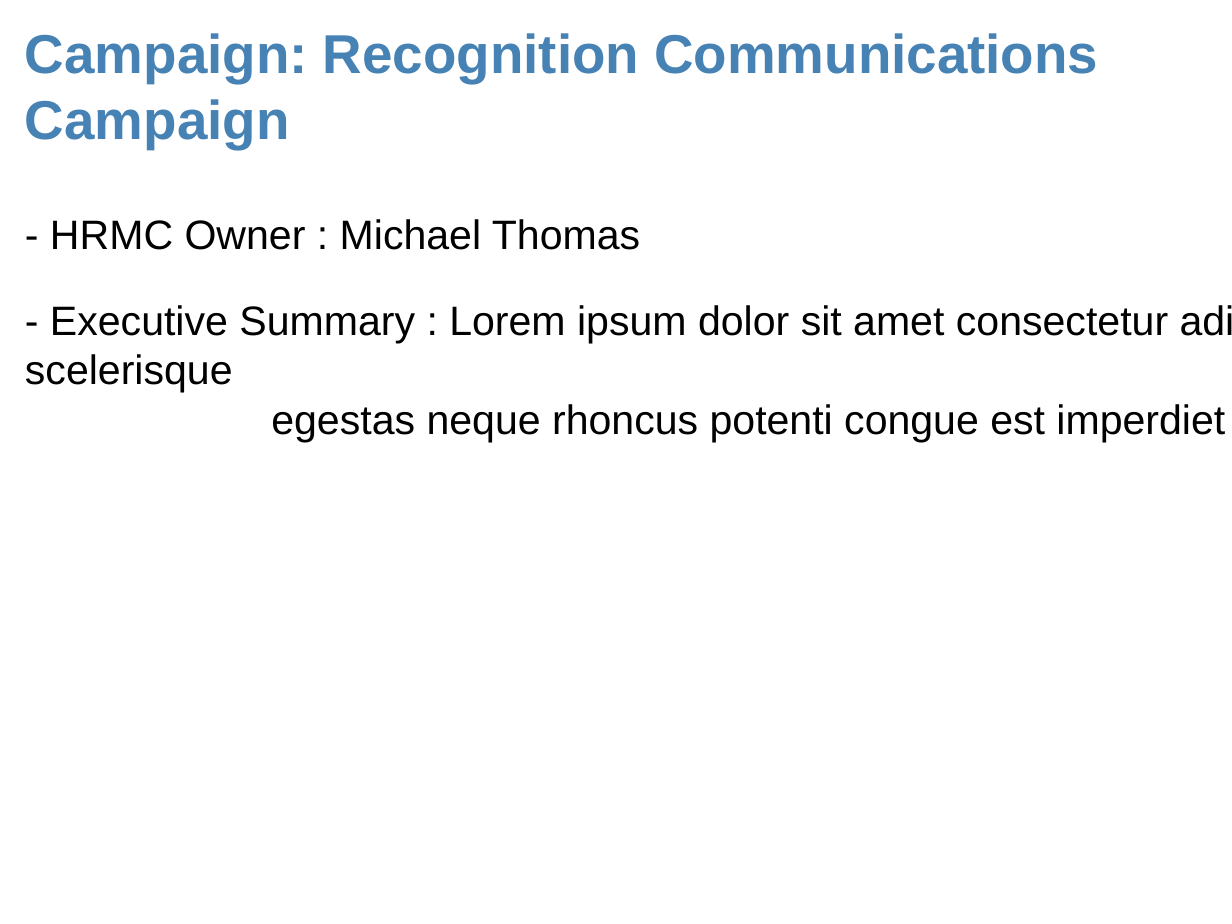
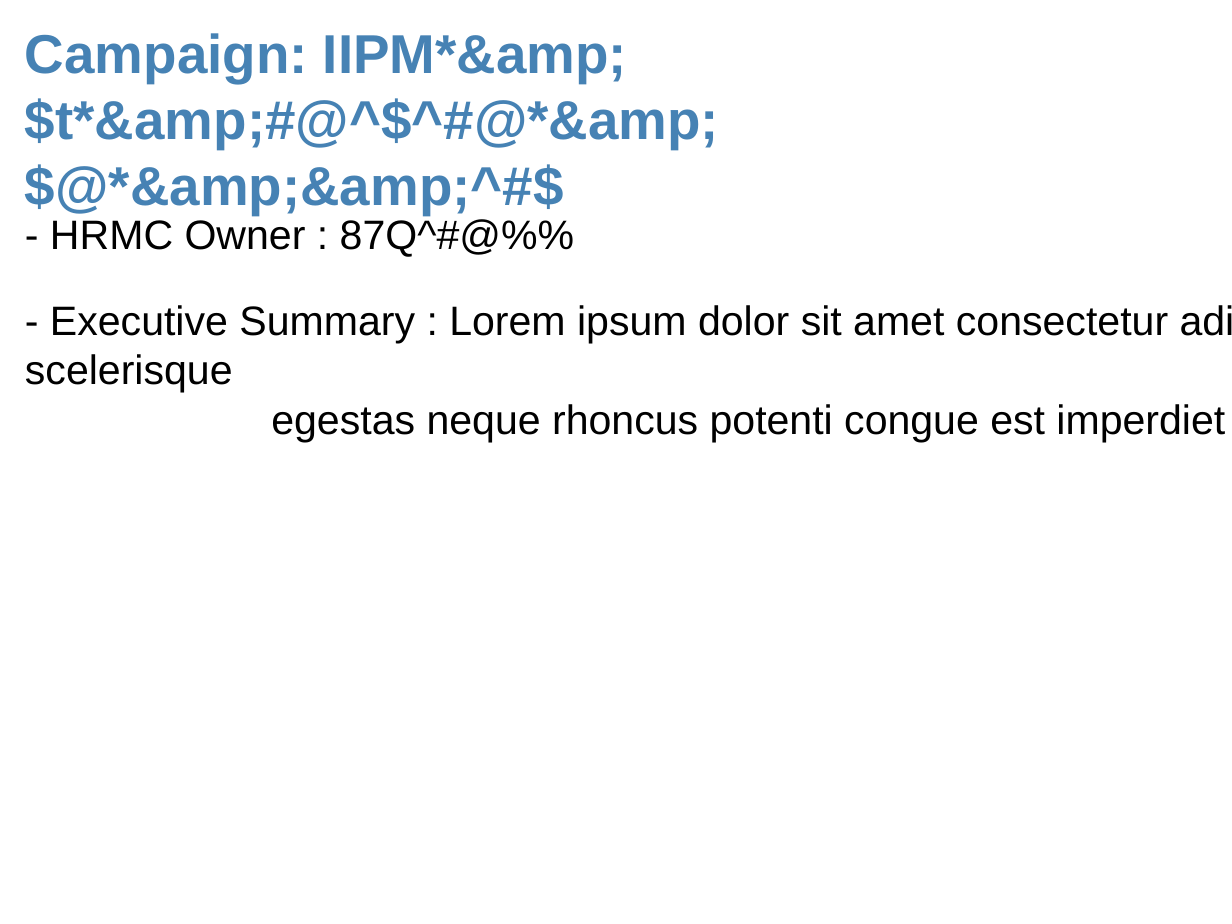
Before and after one commit to praveenkumar-m18/spider-event-calendar, a slide deck: slide 2 of calendar.pptx. Drawn at 1232x924 pixels with LibreOffice and Linux fonts; fonts in the diff are those of the drawing; background and template pictures are left out. Boxes give left, top, right and bottom in pixels: in the first picture for what was removed or moved away, otherwise in the second. Text is boxed around its words. In the diff, an @@ line names an element or a change of style, - is before the commit and + after.

```diff
--- a/calendar.pptx
+++ b/calendar.pptx
@@ text at (25,33,719,215): text changed @@
-Campaign: Recognition Communications Campaign
+Campaign: IIPM*&amp;$t*&amp;#@^$^#@*&amp;$@*&amp;&amp;^#$
@@ text at (25,216,1225,442): text changed @@
-- HRMC Owner : Michael Thomas
-- Executive Summary : Lorem ipsum dolor sit amet consectetur adipiscing elit scelerisque
-egestas neque rhoncus potenti congue est imperdiet ftrtyu rtewe
+- HRMC Owner : 87Q^#@%%
+- Executive Summary : Lorem ipsum dolor sit amet consectetur adipiscing elit scelerisque
+egestas neque rhoncus potenti congue est imperdiet ftrtyu rtewe
```
Also in this commit, not shown: 5 other slides changed, 6 other files.
